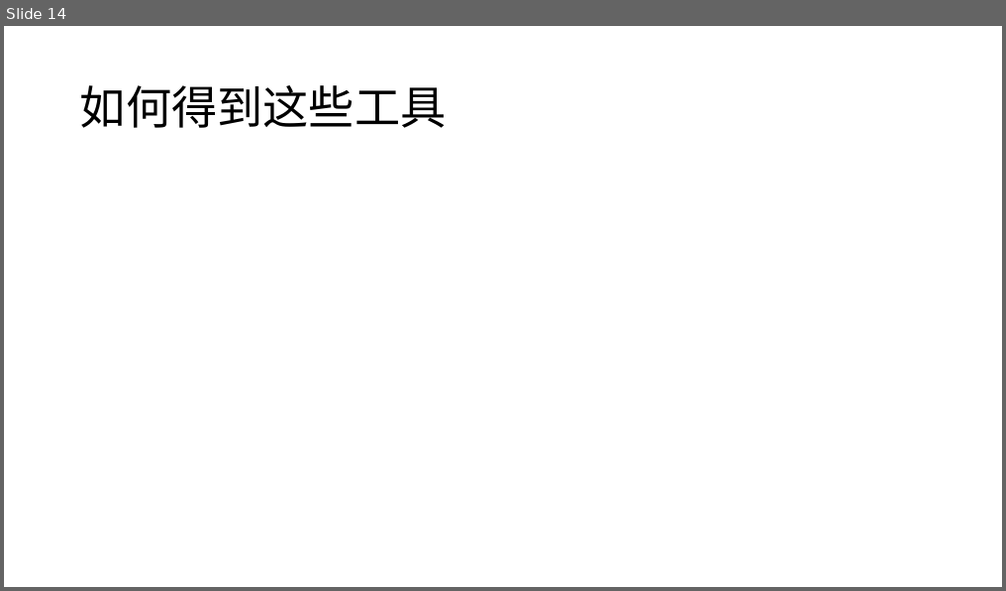
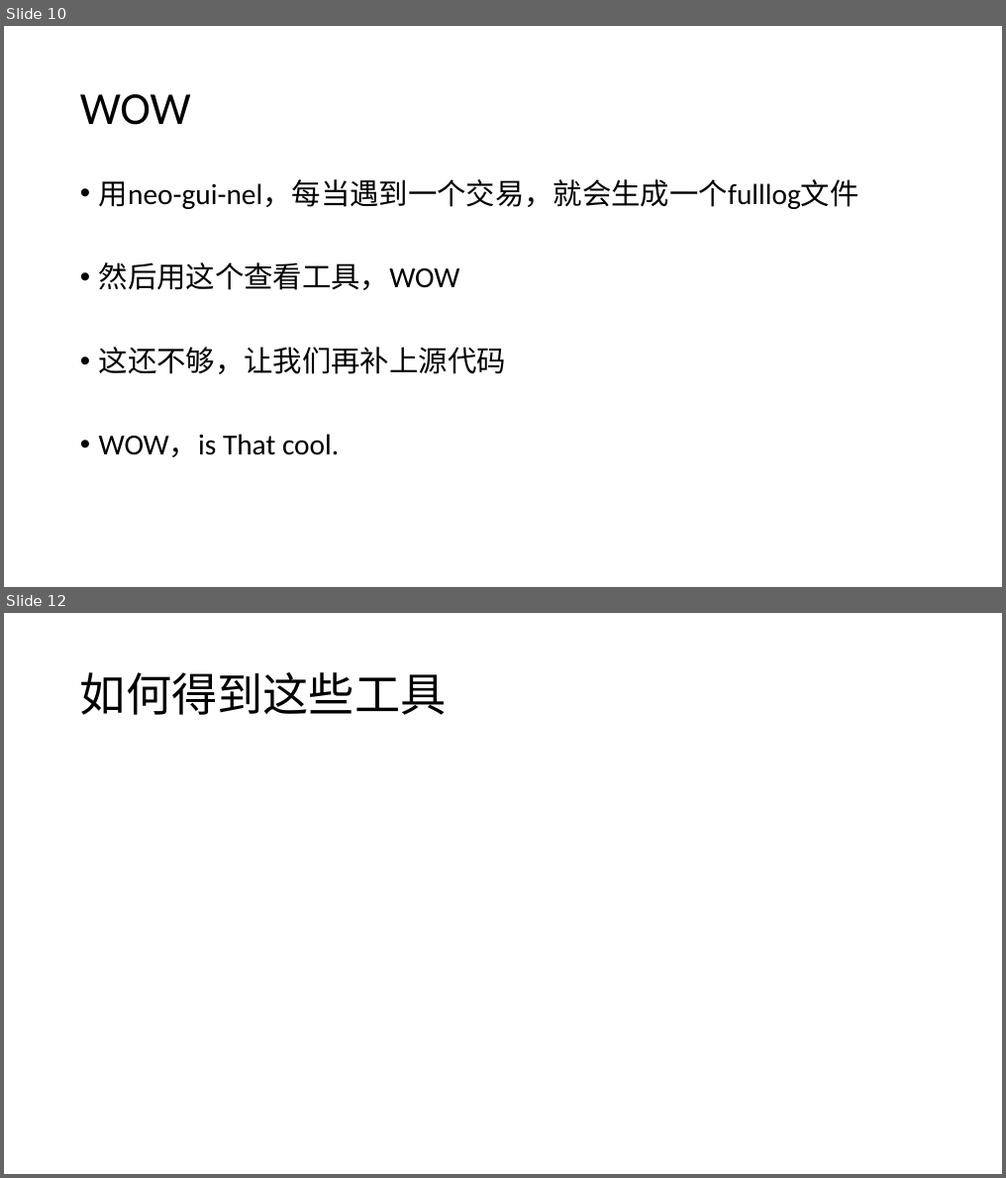
Before and after one commit to NewEconoLab/speech, a slide deck: lights/how to debug smartcontract(NEO).pptx. Shown one above the other, each under a label of ours: slide 14 before the commit, slides 10 and 12 after it; the slides between them are not shown. The pictures are 1006x591 and 1006x1178 pixels, drawn with LibreOffice and Linux fonts; fonts in the diff are those of the drawing. Boxes give left, top, right and bottom in pixels: in the first picture for what was removed or moved away, otherwise in the second. Text is boxed around its words. In the diff, an @@ line names an element or a change of style, - is before the commit and + after.

```diff
--- a/lights/how to debug smartcontract(NEO).pptx
+++ b/lights/how to debug smartcontract(NEO).pptx
@@ slide 10 added at (x1=4, y1=26, x2=1002, y2=587), background #FFFFFF @@
@@ title added at (x1=80, y1=94, x2=191, y2=125), 44 pt, text #000000 @@
+WOW
@@ text added at (x1=99, y1=179, x2=859, y2=458), 28 pt, text #000000 @@
+• 用neo-gui-nel，每当遇到一个交易，就会生成一个fulllog文件
+• 然后用这个查看工具，WOW
+• 这还不够，让我们再补上源代码
+• WOW，is That cool.
@@ what was slide 14 is now slide 12 @@
```
Also in this commit, not shown: 2 slides changed, 3 other slides added, 6 slides removed, 1 other file.
